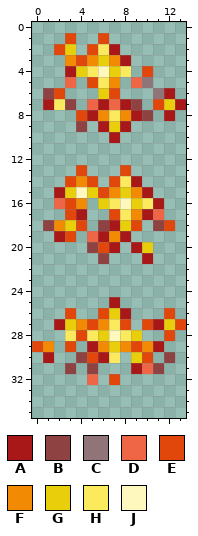
File history of a pixel-art sprite, Resources/Textures/Projectiles/Friendly/Druidic/Fireblossom_Glow.png. Above is the file before it was changed.
The file is 28x72 pixels, drawn in blocks of 2x2; one block is one cell here.
Palette (. is transparent): A #a81818  B #8e4242  C #8f7579  D #ee6646  E #e1470b  F #f38a03  G #e9ce0b  H #fbea5e  J #fff8be
Pixels before, first column x 0:
 1 ...E..E.......
 2 ..EG.EHA......
 3 ...FEFGFA.....
 4 ...AGHJGH.E...
 5 ...D.EHF.DC...
 6 .BE...GE...CA.
 7 .AHB.DADAB.EGA
 8 ....EAFHFAB.A.
 9 ....B.AGA.....
10 .......A......
11 ..............
12 ..............
13 ....E...E.....
14 ...EFE.EHA....
15 ..AGJGEFGFA...
16 ..DEF.GHJGHA..
17 ...EA..EHFAD..
18 .BFGE.BAGE.BE.
19 ..AE.DAFA.....
20 .....BEA.AG...
21 ......B...A...
22 ..............
23 ..............
24 ..............
25 .......A......
26 ...E..EGA...E.
27 ..AGFEFHE.EAGE
28 ...HEHGJHG..E.
29 EF.E.AFGFEFA..
30 .A..BEAH.GE.B.
31 ...B.B...ADB..
32 .....D.E......
After the commit:
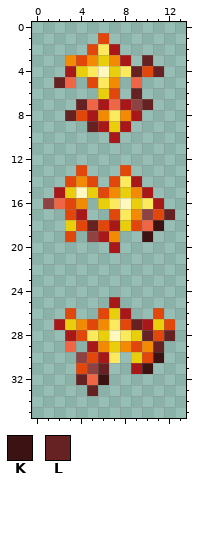
Colours new in this view: K #3d1212  L #662222
Edits made:
{"y":1,"x":3,"old":"E","new":"."}
{"y":2,"x":2,"old":"EG","new":".."}
{"y":3,"x":10,"old":".","new":"L"}
{"y":4,"x":9,"old":".","new":"L"}
{"y":4,"x":11,"old":".","new":"L"}
{"y":5,"x":2,"old":".","new":"L"}
{"y":5,"x":10,"old":"C","new":"."}
{"y":6,"x":1,"old":"BE","new":".."}
{"y":6,"x":9,"old":".","new":"L"}
{"y":6,"x":11,"old":"CA","new":".."}
{"y":7,"x":1,"old":"AHB.","new":"...L"}
{"y":7,"x":10,"old":".EGA","new":"L..."}
{"y":8,"x":3,"old":".","new":"L"}
{"y":8,"x":10,"old":"B","new":"."}
{"y":8,"x":12,"old":"A","new":"."}
{"y":9,"x":4,"old":"B.","new":".L"}
{"y":16,"x":1,"old":".","new":"B"}
{"y":17,"x":10,"old":"AD.","new":"BEL"}
{"y":18,"x":1,"old":"BF","new":".."}
{"y":18,"x":5,"old":".B","new":"LE"}
{"y":18,"x":10,"old":".BE","new":"DK."}
{"y":19,"x":2,"old":"A","new":"."}
{"y":19,"x":5,"old":"D","new":"B"}
{"y":19,"x":8,"old":"A","new":"."}
{"y":19,"x":10,"old":".","new":"K"}
{"y":20,"x":5,"old":"BE","new":".."}
{"y":20,"x":9,"old":"AG","new":".."}
{"y":21,"x":6,"old":"B","new":"."}
{"y":21,"x":10,"old":"A","new":"."}
{"y":26,"x":11,"old":".E","new":"E."}
{"y":27,"x":9,"old":".EAGE","new":"LAGE."}
{"y":28,"x":3,"old":"H","new":"A"}
{"y":28,"x":10,"old":"..E","new":"LEL"}
{"y":29,"x":0,"old":"EF","new":".."}
{"y":29,"x":3,"old":"E","new":"D"}
{"y":29,"x":11,"old":"A","new":"L"}
{"y":30,"x":1,"old":"A","new":"."}
{"y":30,"x":11,"old":".B","new":"K."}
{"y":31,"x":3,"old":"B.","new":".E"}
{"y":31,"x":6,"old":".","new":"L"}
{"y":31,"x":10,"old":"DB","new":"K."}
{"y":32,"x":4,"old":".","new":"L"}
{"y":32,"x":6,"old":".E","new":"K."}
{"y":33,"x":5,"old":".","new":"L"}
{"label":"changed","picture_box":[43,33,98,132]}
{"label":"changed","picture_box":[131,55,186,121]}
{"label":"changed","picture_box":[32,198,186,396]}
